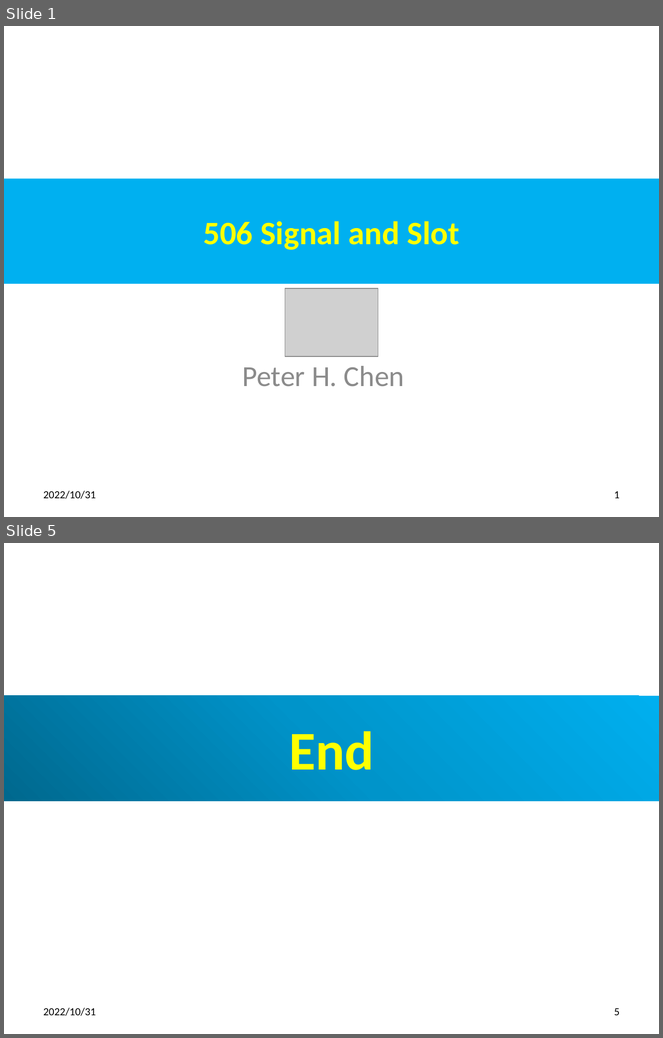
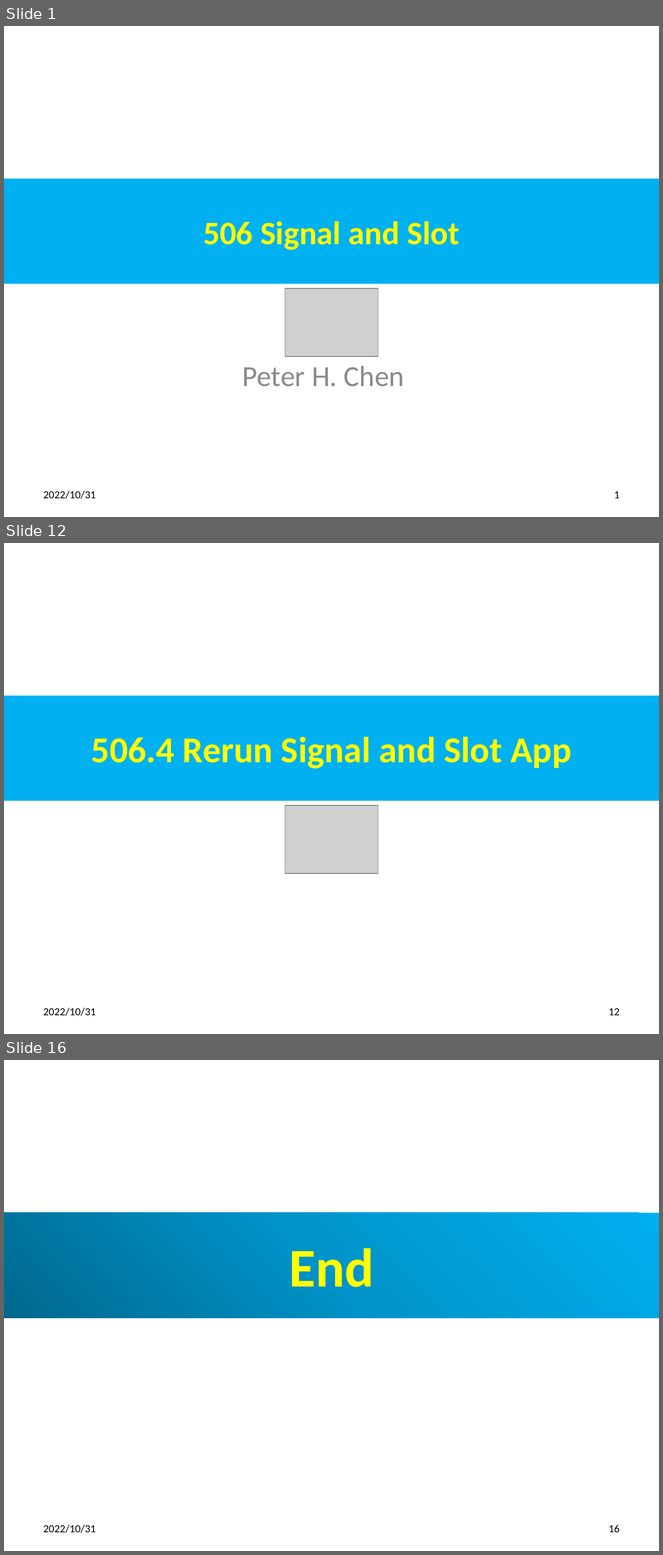
Before and after one commit to peterhchen/012_Qt, a slide deck: 506_Singal_Slot.pptx. Shown one above the other, each under a label of ours: slides 1 and 5 before the commit, slides 1, 12 and 16 after it; the slides between them are not shown. The pictures are 663x1038 and 663x1555 pixels, drawn with LibreOffice and Linux fonts; fonts in the diff are those of the drawing; grey boxes stand for pictures. Boxes give left, top, right and bottom in pixels: in the first picture for what was removed or moved away, otherwise in the second. Text is boxed around its words. In the diff, an @@ line names an element or a change of style, - is before the commit and + after.

```diff
--- a/506_Singal_Slot.pptx
+++ b/506_Singal_Slot.pptx
@@ slide 12 added at box(4, 543, 659, 1034), background #FFFFFF @@
@@ title added at box(4, 696, 659, 801), fill #00B0F0, 40 pt, text #FFFF00, bold @@
+506.4 Rerun Signal and Slot App
@@ picture added at box(285, 806, 378, 874) @@
@@ text added at box(44, 1008, 96, 1016), 12 pt, text #000000 @@
+2022/10/31
@@ page number added at box(609, 1008, 620, 1016), 12 pt, text #000000 @@
+12
@@ what was slide 5 is now slide 16 @@
@@ page number at box(609, 1525, 620, 1533): text changed @@
-5
+16
```
Also in this commit, not shown: 3 slides changed, 10 other slides added, 2 other files.
